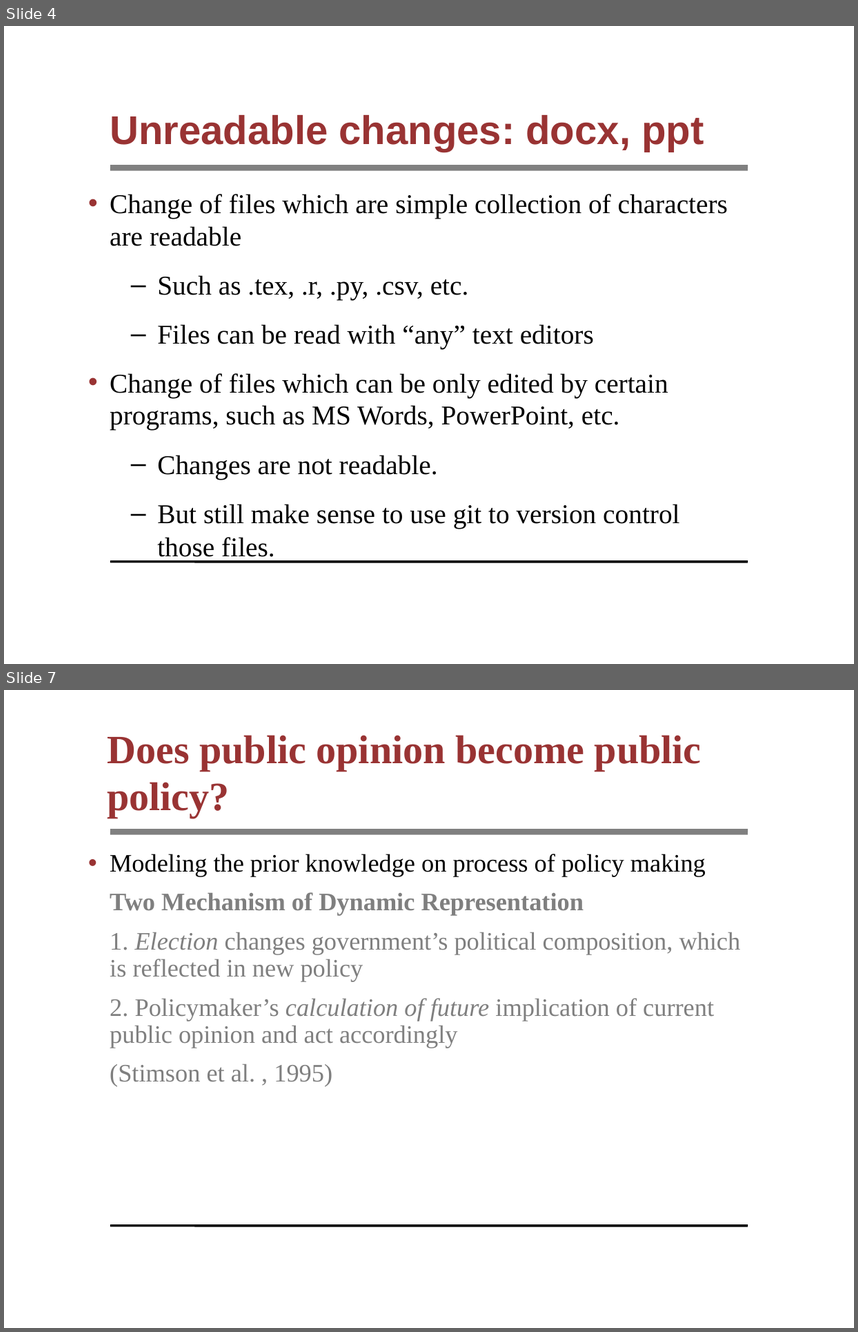
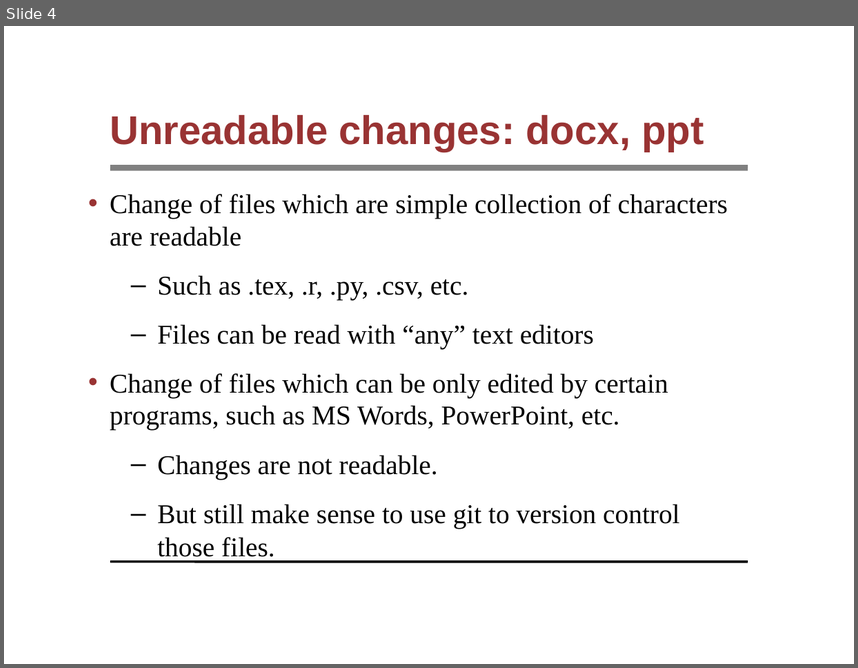
Before and after one commit to syyunn/pml-git, a slide deck: file-changes/main.ppt. Shown one above the other, each under a label of ours: slides 4 and 7 before the commit, slide 4 after it; the slides between them are not shown. The pictures are 858x1332 and 858x668 pixels, drawn with LibreOffice and Linux fonts; fonts in the diff are those of the drawing; background and template pictures are left out. Boxes give left, top, right and bottom in pixels: in the first picture for what was removed or moved away, otherwise in the second. Text is boxed around its words. In the diff, an @@ line names an element or a change of style, - is before the commit and + after.

```diff
--- a/file-changes/main.ppt
+++ b/file-changes/main.ppt
@@ slide 7 removed at bbox=[4, 690, 854, 1328], background #FFFFFF; not listed: 2 template elements that a slide beside it also shows @@
@@ title removed at bbox=[107, 735, 702, 818] @@
-Does public opinion become public policy?
@@ text removed at bbox=[110, 854, 741, 1086] @@
-• Modeling the prior knowledge on process of policy making
-  Two Mechanism of Dynamic Representation
-  1. Election changes government’s political composition, which is reflected in new policy
-  2. Policymaker’s calculation of future implication of current public opinion and act accordingly
-  (Stimson et al. , 1995)
```
Also in this commit, not shown: 1 slide changed, 12 slides added, 12 other slides removed.
